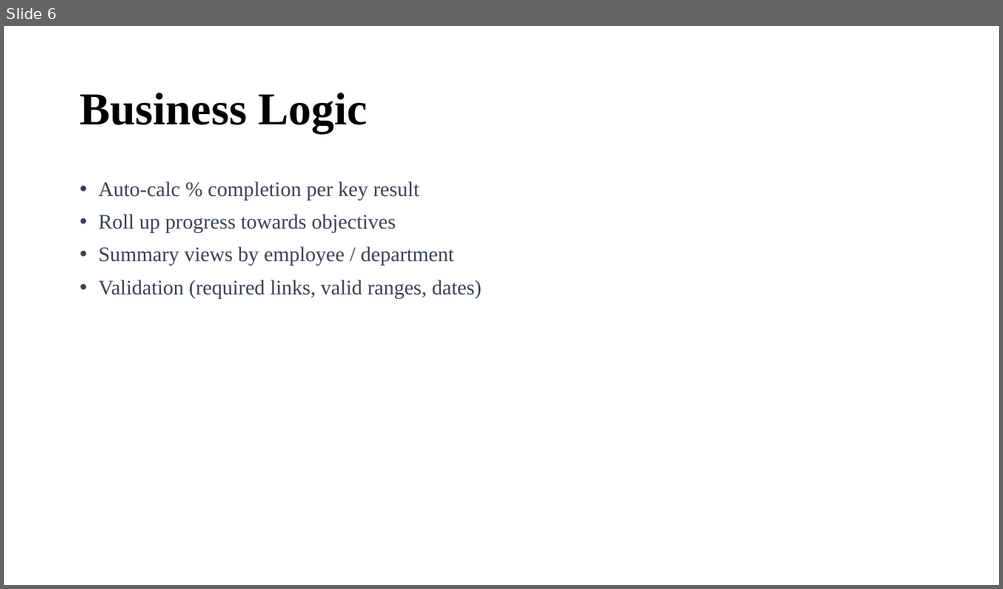
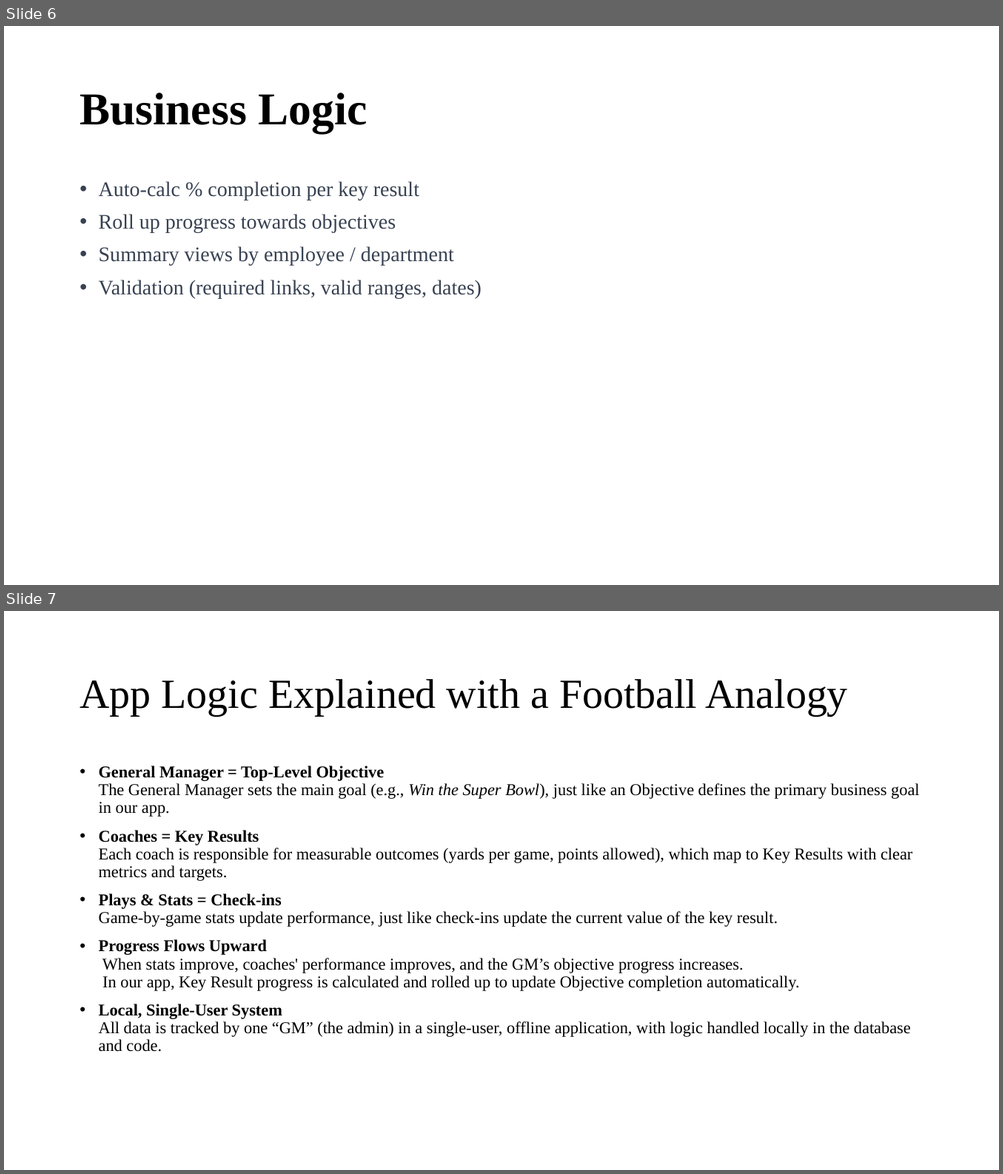
Before and after one commit to JChrisMarek-edu/SPU_CSC3220_W26_Team_Magenta, a slide deck: Presentation.pptx. Shown one above the other, each under a label of ours: slide 6 before the commit, slides 6 and 7 after it. The pictures are 1003x589 and 1003x1174 pixels, drawn with LibreOffice and Linux fonts; fonts in the diff are those of the drawing. Boxes give left, top, right and bottom in pixels: in the first picture for what was removed or moved away, otherwise in the second. Text is boxed around its words. In the diff, an @@ line names an element or a change of style, - is before the commit and + after.

```diff
--- a/Presentation.pptx
+++ b/Presentation.pptx
@@ slide 7 added at box(4, 611, 999, 1170), background #FFFFFF @@
@@ title added at box(79, 679, 848, 716), 40 pt, text #000000 @@
+App Logic Explained with a Football Analogy
@@ text added at box(99, 766, 919, 1052), 16 pt, text #000000 @@
+• General Manager = Top-Level Objective
+  The General Manager sets the main goal (e.g., Win the Super Bowl), just like an Objective defines the primary business goal in our app.
+• Coaches = Key Results
+  Each coach is responsible for measurable outcomes (yards per game, points allowed), which map to Key Results with clear metrics and targets.
+• Plays & Stats = Check-ins
+  Game-by-game stats update performance, just like check-ins update the current value of the key result.
+• Progress Flows Upward
+  When stats improve, coaches' performance improves, and the GM’s objective progress increases.
+  In our app, Key Result progress is calculated and rolled up to update Objective completion automatically.
+• Local, Single-User System
+  All data is tracked by one “GM” (the admin) in a single-user, offline application, with logic handled locally in the database and code.
```
Also in this commit, not shown: 1 other file.
